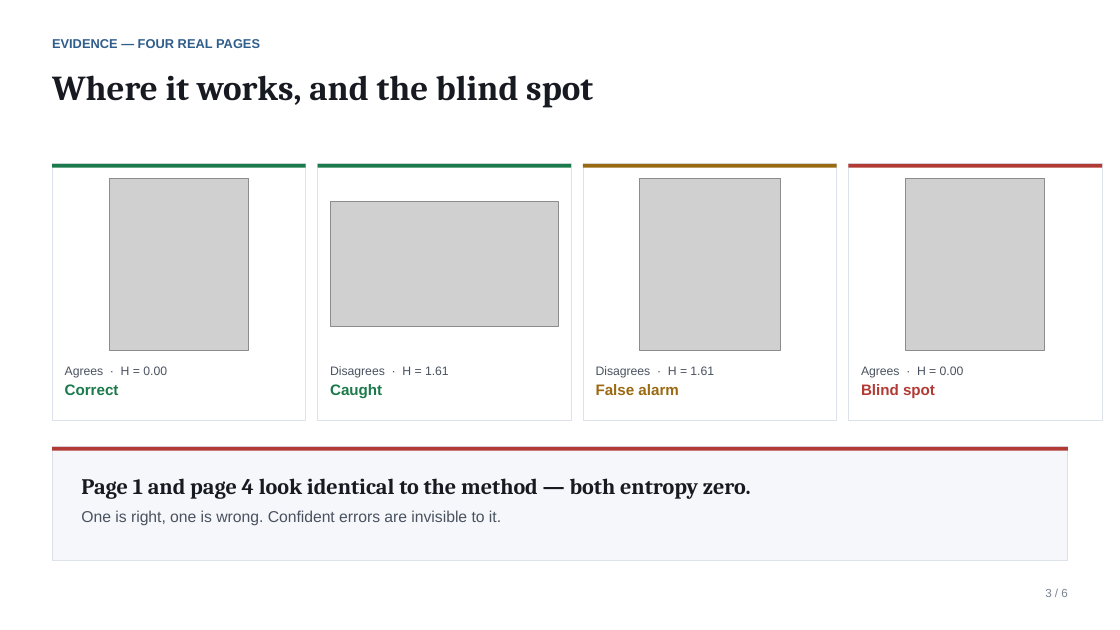
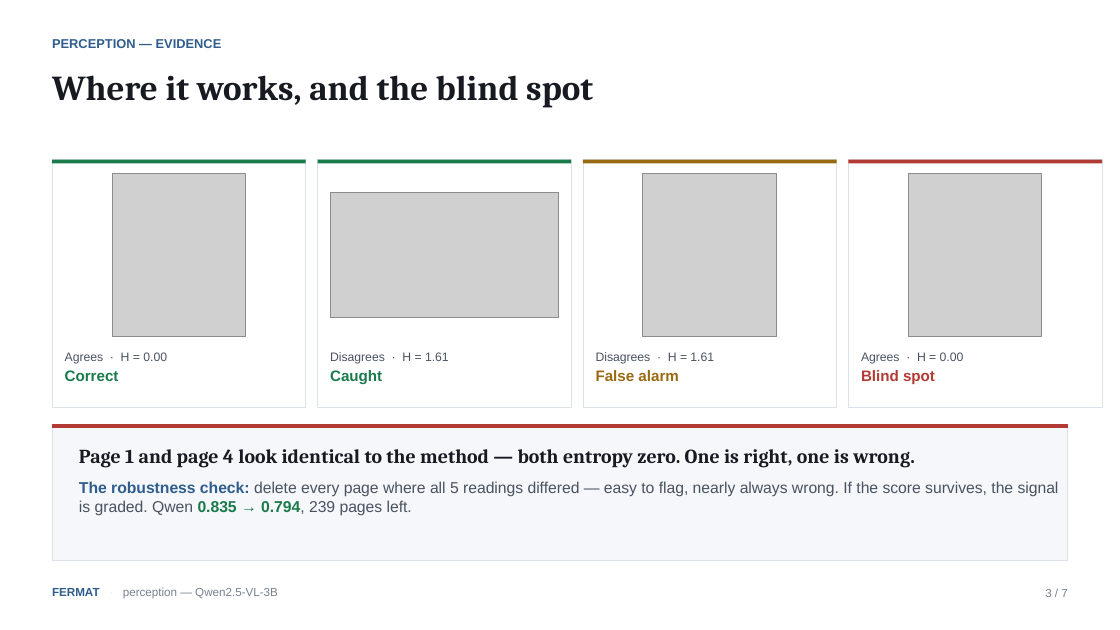
Before and after one commit to sepehrmaleki369/uncertainty-math-vlm, a slide deck: slide 3 of slides/fermat_findings.pptx. Drawn at 1120x630 pixels with LibreOffice and Linux fonts; fonts in the diff are those of the drawing; grey boxes stand for pictures. Boxes give left, top, right and bottom in pixels: in the first picture for what was removed or moved away, otherwise in the second. Text is boxed around its words. In the diff, an @@ line names an element or a change of style, - is before the commit and + after.

```diff
--- a/slides/fermat_findings.pptx
+++ b/slides/fermat_findings.pptx
@@ text at [52, 39, 222, 48]: text changed @@
-EVIDENCE — FOUR REAL PAGES
+PERCEPTION — EVIDENCE
@@ rectangle: place and size @@
-rectangle at [52, 164, 306, 420]
+rectangle at [52, 160, 306, 408]
@@ picture: place and size @@
-picture at [109, 178, 249, 350]
+picture at [113, 173, 245, 337]
@@ rectangle: place and size @@
-rectangle at [318, 164, 571, 420]
+rectangle at [318, 160, 571, 408]
@@ rectangle: place and size @@
-rectangle at [583, 164, 837, 420]
+rectangle at [583, 160, 837, 408]
@@ picture: place and size @@
-picture at [639, 178, 781, 350]
+picture at [643, 173, 777, 337]
@@ 4 rectangles: place and size @@
-4 rectangles at [52, 164, 1102, 167]
+4 rectangles at [52, 160, 1102, 163]
@@ rectangle: place and size @@
-rectangle at [849, 164, 1102, 420]
+rectangle at [849, 160, 1102, 408]
@@ picture: place and size @@
-picture at [906, 178, 1045, 350]
+picture at [909, 173, 1042, 337]
@@ picture: place and size @@
-picture at [330, 202, 559, 327]
+picture at [330, 192, 559, 318]
@@ 4 texts: place and size @@
-4 texts at [65, 366, 964, 398]
+4 texts at [65, 352, 964, 384]
@@ rectangle: place and size @@
-rectangle at [52, 447, 1068, 560]
+rectangle at [52, 424, 1068, 560]
@@ rectangle: place and size @@
-rectangle at [52, 447, 1068, 450]
+rectangle at [52, 424, 1068, 428]
@@ text at [79, 449, 1059, 516]: text changed; size 19 to 13.5 pt; font Cambria to Arial; text colour #171A21 to #4A5260; bold off @@
-Page 1 and page 4 look identical to the method — both entropy zero.
-One is right, one is wrong. Confident errors are invisible to it.
+Page 1 and page 4 look identical to the method — both entropy zero. One is right, one is wrong.
+The robustness check: delete every page where all 5 readings differed — easy to flag, nearly always wrong. If the score survives, the signal is graded. Qwen 0.835 → 0.794, 239 pages left.
@@ text added at [52, 587, 278, 598], 10 pt, text #79828F @@
+FERMAT · perception — Qwen2.5-VL-3B
@@ text at [1045, 589, 1067, 597]: text changed @@
-3 / 6
+3 / 7
```
Also in this commit, not shown: 3 other slides changed, 3 slides added, 2 slides removed, 1 other file.
